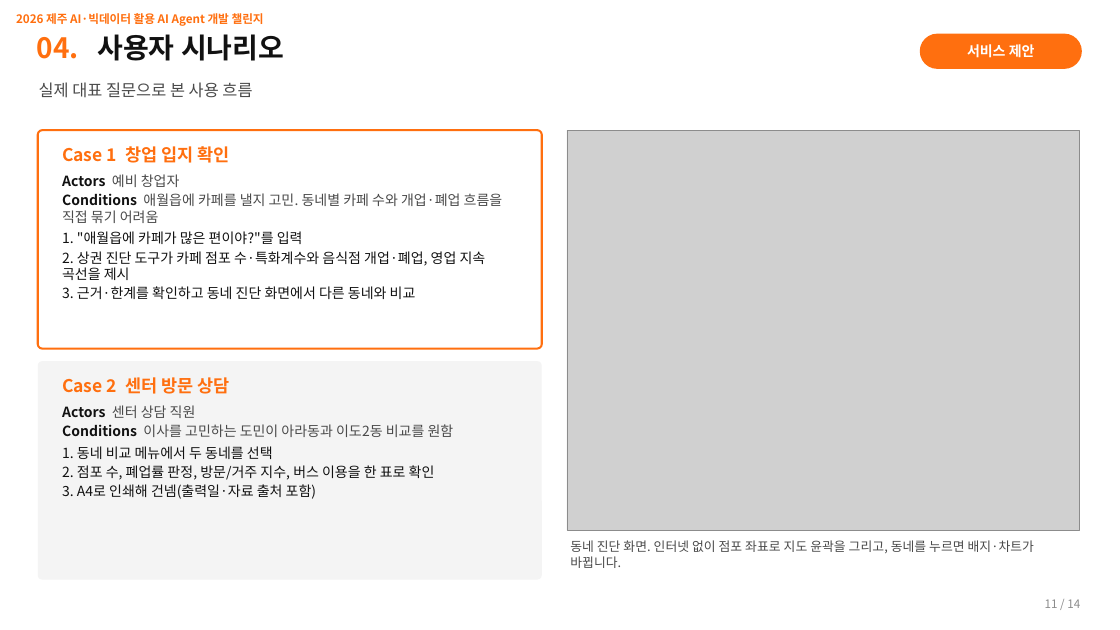
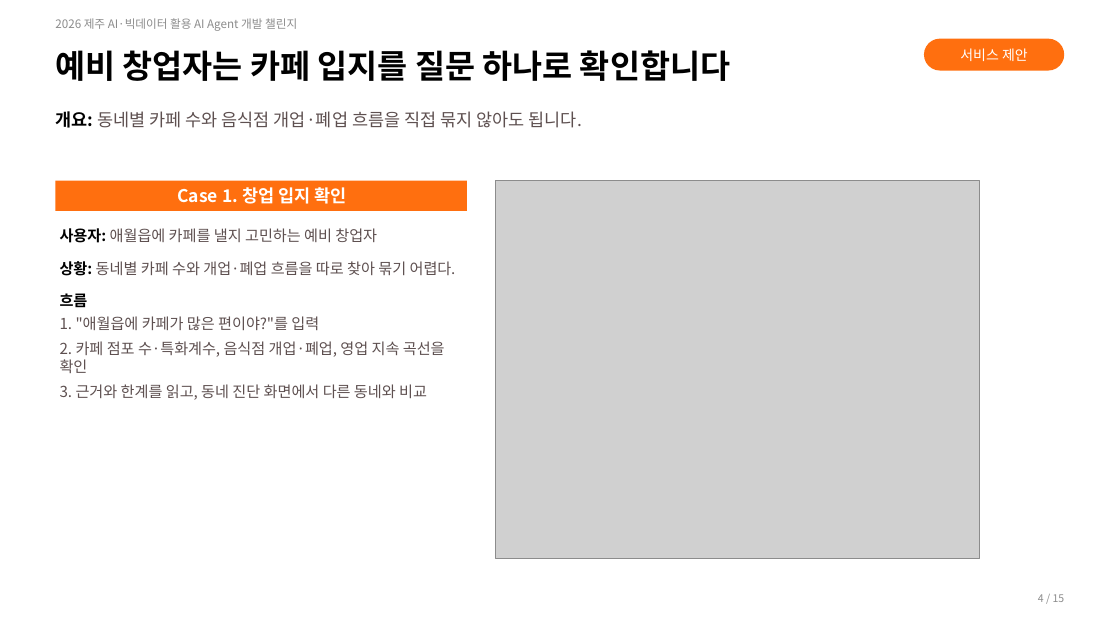
Before and after one commit to 0cars0903/JEJU_AI_AGENT, a slide deck: slide 4 of docs/제출/기획서.pptx (slide 11 before the commit). Drawn at 1120x630 pixels with LibreOffice and Linux fonts; fonts in the diff are those of the drawing; grey boxes stand for pictures. Boxes give left, top, right and bottom in pixels: in the first picture for what was removed or moved away, otherwise in the second. Text is boxed around its words. In the diff, an @@ line names an element or a change of style, - is before the commit and + after.

```diff
--- a/docs/제출/기획서.pptx
+++ b/docs/제출/기획서.pptx
@@ text removed at (x1=16, y1=13, x2=264, y2=26) @@
-2026 제주 AI·빅데이터 활용 AI Agent 개발 챌린지
@@ text added at (x1=55, y1=18, x2=297, y2=31), 10 pt, text #8C8C8C @@
+2026 제주 AI·빅데이터 활용 AI Agent 개발 챌린지
@@ text removed at (x1=37, y1=37, x2=79, y2=59) @@
-04.
@@ text added at (x1=55, y1=50, x2=730, y2=81), 28 pt, text #000000, bold @@
+예비 창업자는 카페 입지를 질문 하나로 확인합니다
@@ text removed at (x1=97, y1=34, x2=284, y2=61) @@
-사용자 시나리오
@@ rounded rectangle "서비스 제안" resized from (x1=920, y1=34, x2=1082, y2=69) to (x1=924, y1=39, x2=1065, y2=71) @@
@@ rounded rectangle "서비스 제안" at (x1=924, y1=39, x2=1065, y2=71): bold off @@
@@ text removed at (x1=39, y1=82, x2=252, y2=98) @@
-실제 대표 질문으로 본 사용 흐름
@@ text added at (x1=55, y1=111, x2=582, y2=128), 15 pt, text #5E5050 @@
+개요: 동네별 카페 수와 음식점 개업·폐업 흐름을 직접 묶지 않아도 됩니다.
@@ rounded rectangle removed at (x1=38, y1=130, x2=542, y2=349) @@
@@ rectangle added at (x1=55, y1=181, x2=467, y2=211), fill #FF6F0F, 15 pt, text #FFFFFF, bold @@
+Case 1. 창업 입지 확인
@@ picture resized from (x1=567, y1=130, x2=1080, y2=531) to (x1=496, y1=181, x2=980, y2=559) @@
@@ text at (x1=60, y1=228, x2=456, y2=308): text changed; size 12 to 13 pt; text colour #4A4A4A to #5E5050 @@
-Case 1 창업 입지 확인
-Actors 예비 창업자
-Conditions 애월읍에 카페를 낼지 고민. 동네별 카페 수와 개업·폐업 흐름을 직접 묶기 어려움
+사용자: 애월읍에 카페를 낼지 고민하는 예비 창업자
+상황: 동네별 카페 수와 개업·폐업 흐름을 따로 찾아 묶기 어렵다.
+흐름
@@ text "사용자: 애월읍에 카페를 낼지 고민하는 ..." moved from (x1=62, y1=146, x2=503, y2=299) to (x1=60, y1=228, x2=456, y2=400) @@
@@ text at (x1=60, y1=316, x2=319, y2=330): size 12 to 13 pt, text colour #111111 to #5E5050 in "1. "애월읍에 카페가 많은 편이야?"를 입력"; more space between paragraphs @@
@@ text at (x1=60, y1=341, x2=445, y2=400): text changed; size 12 to 13 pt; text colour #111111 to #5E5050 @@
-2. 상권 진단 도구가 카페 점포 수·특화계수와 음식점 개업·폐업, 영업 지속 곡선을 제시
-3. 근거·한계를 확인하고 동네 진단 화면에서 다른 동네와 비교
+2. 카페 점포 수·특화계수, 음식점 개업·폐업, 영업 지속 곡선을 확인
+3. 근거와 한계를 읽고, 동네 진단 화면에서 다른 동네와 비교
@@ rounded rectangle removed at (x1=38, y1=361, x2=542, y2=580) @@
@@ text removed at (x1=62, y1=377, x2=454, y2=499) @@
-Case 2 센터 방문 상담
-Actors 센터 상담 직원
-Conditions 이사를 고민하는 도민이 아라동과 이도2동 비교를 원함
-1. 동네 비교 메뉴에서 두 동네를 선택
-2. 점포 수, 폐업률 판정, 방문/거주 지수, 버스 이용을 한 표로 확인
-3. A4로 인쇄해 건넴(출력일·자료 출처 포함)
@@ text removed at (x1=570, y1=540, x2=1034, y2=568) @@
-동네 진단 화면. 인터넷 없이 점포 좌표로 지도 윤곽을 그리고, 동네를 누르면 배지·차트가 바뀝니다.
@@ text added at (x1=1038, y1=594, x2=1065, y2=602), 9 pt, text #8C8C8C @@
+4 / 15
@@ text removed at (x1=1045, y1=599, x2=1080, y2=608) @@
-11 / 14
```
Also in this commit, not shown: 2 other slides changed, 12 slides added, 11 slides removed, 11 other files.
